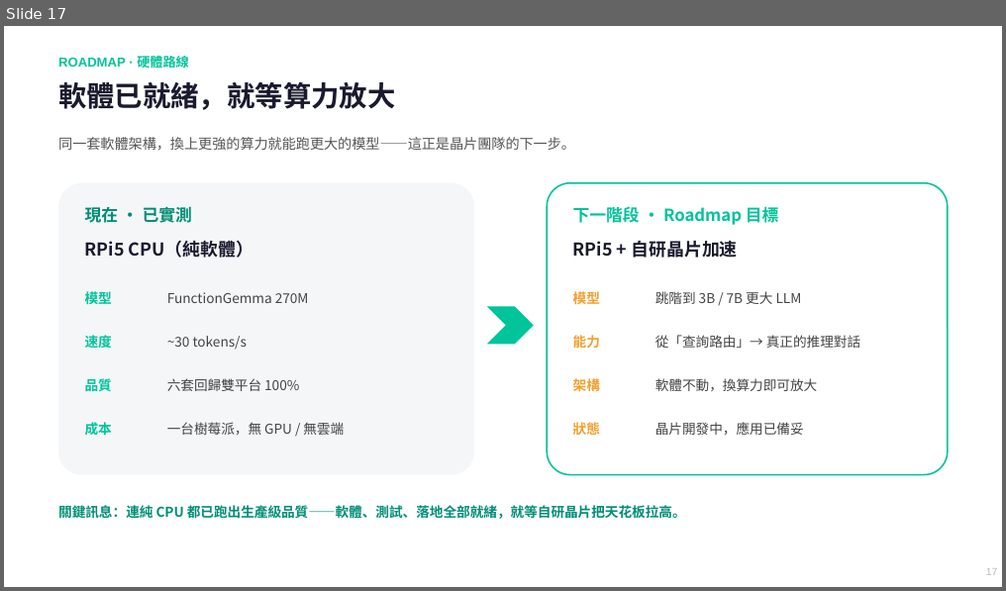
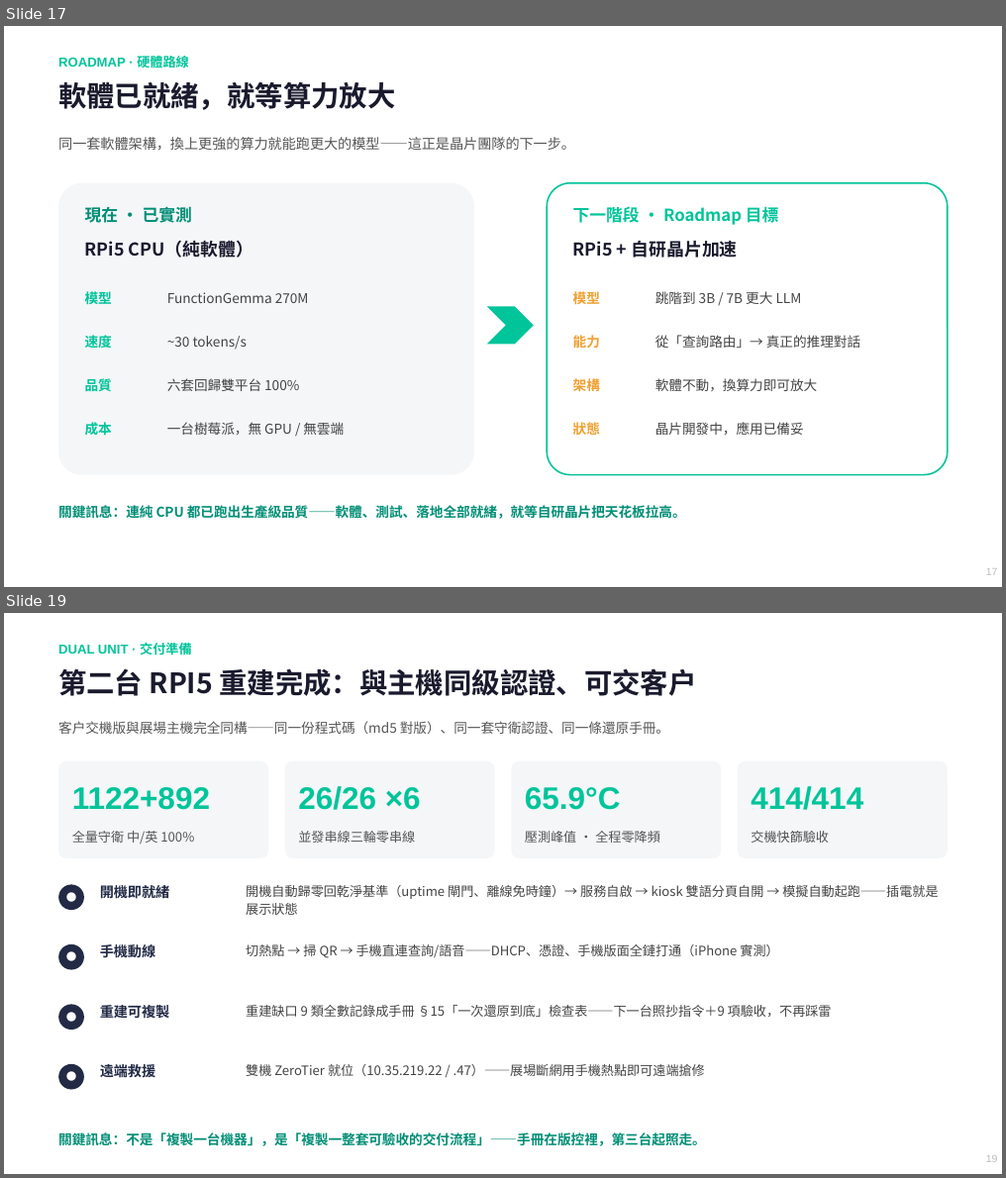
Before and after one commit to chunyen627-afk/warehouse-v2-agent, a slide deck: 倉管Agent_專案簡報.pptx. Shown one above the other, each under a label of ours: slide 17 before the commit, slides 17 and 19 after it; the slides between them are not shown. The pictures are 1006x591 and 1006x1178 pixels, drawn with LibreOffice and Linux fonts; fonts in the diff are those of the drawing. Boxes give left, top, right and bottom in pixels: in the first picture for what was removed or moved away, otherwise in the second. Text is boxed around its words. In the diff, an @@ line names an element or a change of style, - is before the commit and + after.

```diff
--- a/倉管Agent_專案簡報.pptx
+++ b/倉管Agent_專案簡報.pptx
@@ slide 19 added at [4, 613, 1002, 1174], background #FFFFFF @@
@@ text added at [58, 643, 191, 655], 12.5 pt, text #00C49A, bold @@
+DUAL UNIT · 交付準備
@@ text added at [58, 668, 696, 696], 27 pt, text #1A1A2E, bold @@
+第二台 RPI5 重建完成：與主機同級認證、可交客戶
@@ text added at [58, 721, 669, 734], 13 pt, text #555555 @@
+客戶交機版與展場主機完全同構——同一份程式碼（md5 對版）、同一套守衛認證、同一條還原手冊。
@@ rounded rectangle added at [58, 761, 268, 859], fill #F4F6F8 @@
@@ text added at [72, 787, 210, 810], 30 pt, text #00C49A, bold @@
+1122+892
@@ rounded rectangle added at [285, 761, 494, 859], fill #F4F6F8 @@
@@ text added at [298, 786, 421, 810], 30 pt, text #00C49A, bold @@
+26/26 ×6
@@ rounded rectangle added at [512, 761, 721, 859], fill #F4F6F8 @@
@@ text added at [525, 787, 621, 810], 30 pt, text #00C49A, bold @@
+65.9°C
@@ rounded rectangle added at [738, 761, 947, 859], fill #F4F6F8 @@
@@ text added at [750, 786, 863, 810], 30 pt, text #00C49A, bold @@
+414/414
@@ text added at [72, 831, 194, 845], 12.5 pt, text #555555 @@
+全量守衛 中/英 100%
@@ text added at [298, 831, 415, 843], 12.5 pt, text #555555 @@
+並發串線三輪零串線
@@ text added at [525, 831, 660, 843], 12.5 pt, text #555555 @@
+壓測峰值 · 全程零降頻
@@ text added at [750, 831, 829, 843], 12.5 pt, text #555555 @@
+交機快篩驗收
@@ ellipse added at [58, 884, 84, 910], fill #222A45 @@
@@ text added at [58, 884, 84, 909], 10 pt, text #FFFFFF, bold @@
+●
@@ text added at [100, 883, 170, 902], 13.5 pt, text #222A45, bold @@
+開機即就緒
@@ text added at [246, 885, 938, 915], 12.5 pt, text #444444 @@
+開機自動歸零回乾淨基準（uptime 閘門、離線免時鐘）→ 服務自啟 → kiosk 雙語分頁自開 → 模擬自動起跑——插電就是展示狀態
@@ ellipse added at [58, 945, 84, 970], fill #222A45 @@
@@ text added at [58, 944, 84, 969], 10 pt, text #FFFFFF, bold @@
+●
@@ text added at [100, 943, 155, 961], 13.5 pt, text #222A45, bold @@
+手機動線
@@ text added at [246, 945, 778, 959], 12.5 pt, text #444444 @@
+切熱點 → 掃 QR → 手機直連查詢/語音——DHCP、憑證、手機版面全鏈打通（iPhone 實測）
@@ ellipse added at [58, 1004, 84, 1030], fill #222A45 @@
@@ text added at [58, 1003, 84, 1029], 10 pt, text #FFFFFF, bold @@
+●
@@ text added at [100, 1005, 170, 1018], 13.5 pt, text #222A45, bold @@
+重建可複製
@@ text added at [246, 1005, 832, 1017], 12.5 pt, text #444444 @@
+重建缺口 9 類全數記錄成手冊 §15「一次還原到底」檢查表——下一台照抄指令＋9 項驗收，不再踩雷
@@ ellipse added at [58, 1064, 84, 1090], fill #222A45 @@
@@ text added at [58, 1062, 84, 1088], 10 pt, text #FFFFFF, bold @@
+●
@@ text added at [100, 1062, 155, 1081], 13.5 pt, text #222A45, bold @@
+遠端救援
@@ text added at [246, 1064, 705, 1076], 12.5 pt, text #444444 @@
+雙機 ZeroTier 就位（10.35.219.22 / .47）——展場斷網用手機熱點即可遠端搶修
@@ text added at [58, 1133, 706, 1147], 13 pt, text #008E76, bold @@
+關鍵訊息：不是「複製一台機器」，是「複製一整套可驗收的交付流程」——手冊在版控裡，第三台起照走。
@@ text added at [986, 1156, 998, 1162], 10 pt, text #BBBBBB @@
+19
```
Also in this commit, not shown: 16 slides changed, 1 other slide added, 1 other file.
